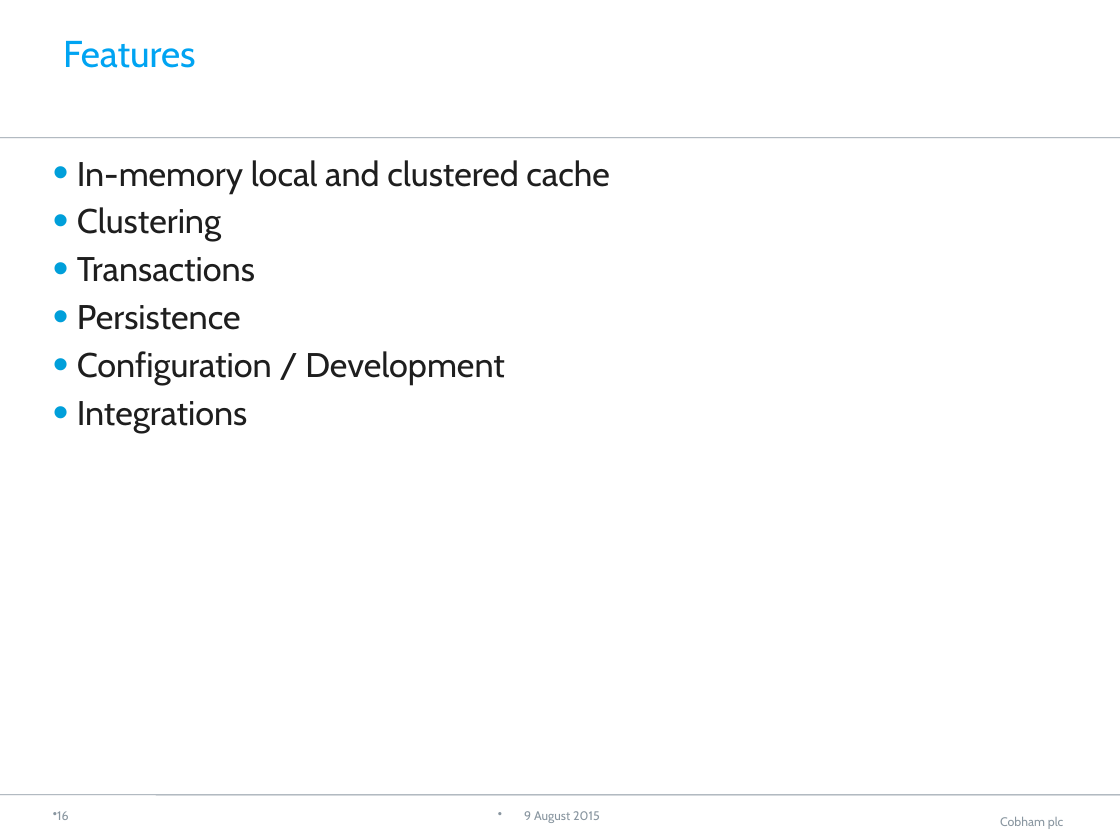
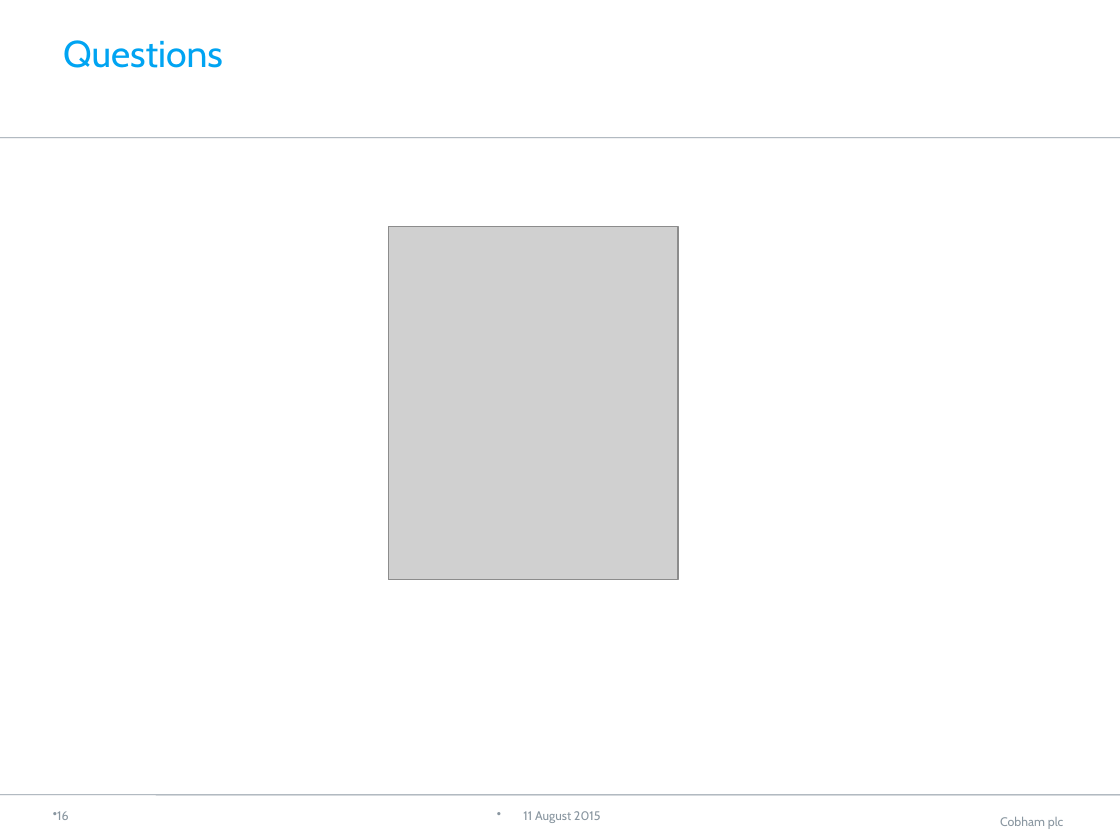
Before and after one commit to neha-bansal/Demos, a slide deck: slide 17 of infinispan-embedded-tutorial/Infinispan.pptx. Drawn at 1120x840 pixels with LibreOffice and Linux fonts; fonts in the diff are those of the drawing; grey boxes stand for pictures; background and template pictures are left out. Boxes give left, top, right and bottom in pixels: in the first picture for what was removed or moved away, otherwise in the second. Text is boxed around its words. In the diff, an @@ line names an element or a change of style, - is before the commit and + after.

```diff
--- a/infinispan-embedded-tutorial/Infinispan.pptx
+++ b/infinispan-embedded-tutorial/Infinispan.pptx
@@ title at <box>63,40,223,68</box>: text changed @@
-Features
+Questions
@@ text removed at <box>77,160,609,433</box> @@
-• In-memory local and clustered cache
-• Clustering
-• Transactions
-• Persistence
-• Configuration / Development
-• Integrations
@@ picture added at <box>389,226,679,580</box> @@
@@ text at <box>523,811,601,823</box>: text changed @@
-9 August 2015
+11 August 2015
```
Also in this commit, not shown: 15 other slides changed, 1 other file.
